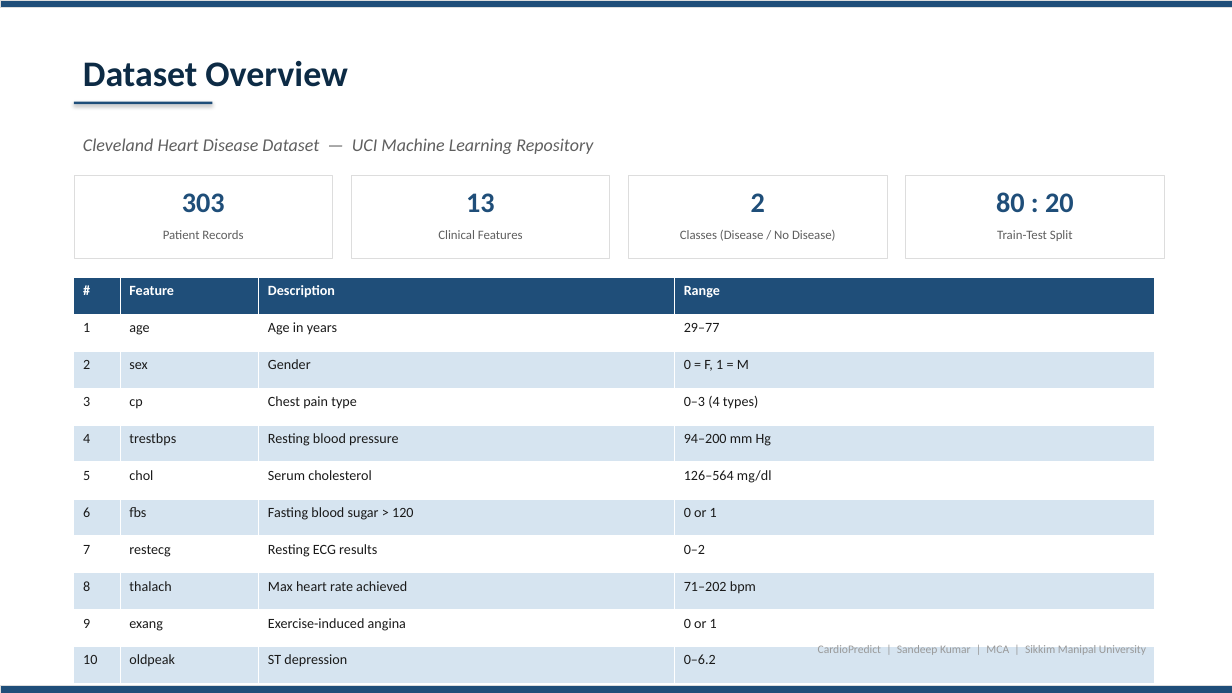
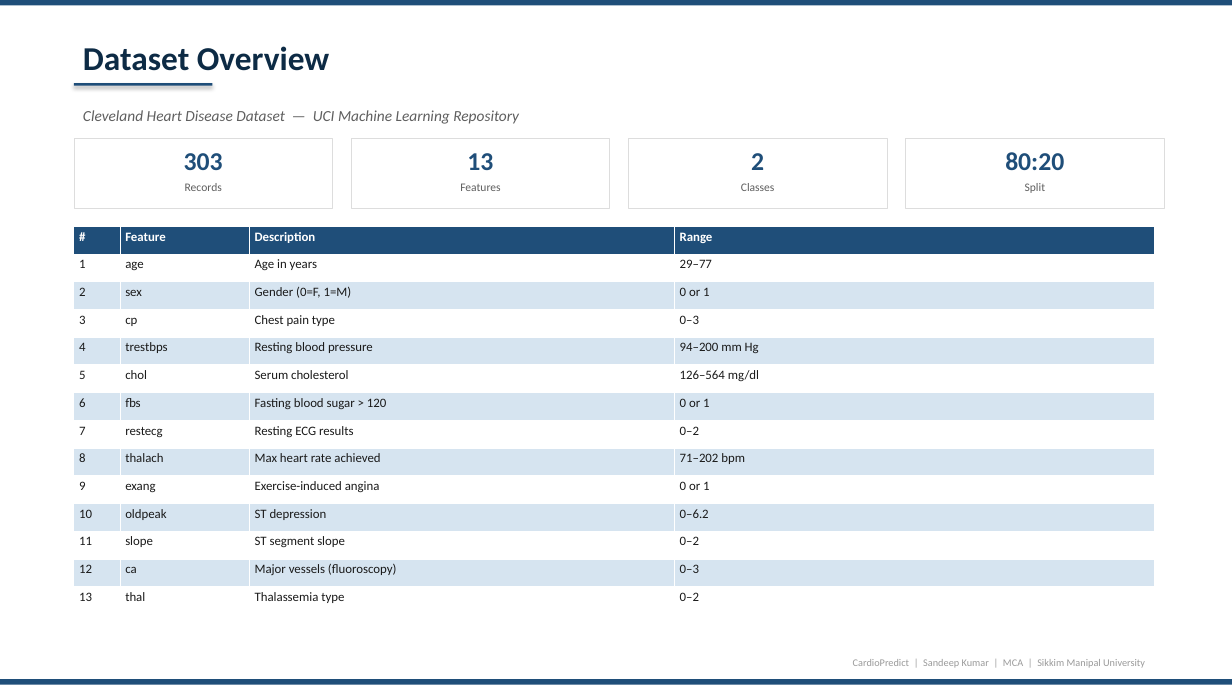
Before and after one commit to sandeeep-kr/HeartDiseaseProject, a slide deck: slide 5 of CardioPredict_Presentation.pptx. Drawn at 1232x693 pixels with LibreOffice and Linux fonts; fonts in the diff are those of the drawing. Boxes give left, top, right and bottom in pixels: in the first picture for what was removed or moved away, otherwise in the second. Text is boxed around its words. In the diff, an @@ line names an element or a change of style, - is before the commit and + after.

Commit message:
Fix PPT formatting: overflow fixes, consistent headers/footers, no emoji, proper spacing

```diff
--- a/CardioPredict_Presentation.pptx
+++ b/CardioPredict_Presentation.pptx
@@ rectangle at bbox=[0, 0, 1232, 6]: outline #DDDDDD 0.5 pt to none @@
@@ text "Dataset Overview": place and size @@
-text "Dataset Overview" at bbox=[83, 61, 347, 87]
+text "Dataset Overview" at bbox=[83, 46, 329, 71]
@@ text "Dataset Overview" at bbox=[83, 46, 329, 71]: size 28 to 26 pt @@
@@ rectangle: place and size @@
-rectangle at bbox=[74, 102, 213, 104]
+rectangle at bbox=[74, 83, 213, 86]
@@ text "Cleveland Heart Disease Dataset — ...": place and size @@
-text "Cleveland Heart Disease Dataset — ..." at bbox=[83, 138, 593, 154]
+text "Cleveland Heart Disease Dataset — ..." at bbox=[83, 110, 519, 124]
@@ text "Cleveland Heart Disease Dataset — ..." at bbox=[83, 110, 519, 124]: size 14 to 12 pt @@
@@ text "303": place and size @@
-text "303" at bbox=[182, 193, 225, 212]
+text "303" at bbox=[184, 153, 223, 170]
@@ rectangle: place and size @@
-rectangle at bbox=[74, 176, 333, 259]
+rectangle at bbox=[74, 139, 333, 208]
@@ text "13": place and size @@
-text "13" at bbox=[466, 193, 495, 212]
+text "13" at bbox=[467, 153, 493, 170]
@@ rectangle: place and size @@
-rectangle at bbox=[351, 176, 610, 259]
+rectangle at bbox=[351, 139, 610, 208]
@@ size 22 to 20 pt in 3 elements at bbox=[184, 153, 223, 170], bbox=[467, 153, 493, 170], bbox=[751, 153, 764, 170] @@
@@ text "2": place and size @@
-text "2" at bbox=[751, 193, 765, 212]
+text "2" at bbox=[751, 153, 764, 170]
@@ rectangle: place and size @@
-rectangle at bbox=[628, 176, 887, 259]
+rectangle at bbox=[628, 139, 887, 208]
@@ rectangle: place and size @@
-rectangle at bbox=[906, 176, 1165, 259]
+rectangle at bbox=[906, 139, 1165, 208]
@@ text at bbox=[1005, 152, 1064, 170]: text changed; size 22 to 20 pt @@
-80 : 20
+80:20
@@ text at bbox=[185, 183, 222, 191]: text changed; size 10 to 9 pt @@
-Patient Records
+Records
@@ text at bbox=[460, 183, 500, 191]: text changed; size 10 to 9 pt @@
-Clinical Features
+Features
@@ text at bbox=[741, 183, 775, 191]: text changed; size 10 to 9 pt @@
-Classes (Disease / No Disease)
+Classes
@@ text at bbox=[1025, 183, 1046, 193]: text changed; size 10 to 9 pt @@
-Train-Test Split
+Split
@@ table at bbox=[74, 226, 1155, 615] @@
-row 3, column 3: Gender
+row 3, column 3: Gender (0=F, 1=M)
-row 3, column 4: 0 = F, 1 = M
+row 3, column 4: 0 or 1
-row 4, column 4: 0–3 (4 types)
+row 4, column 4: 0–3
@@ size 11 to 10 pt @@
@@ table: place and size @@
-table at bbox=[74, 277, 1155, 693]
+table at bbox=[74, 226, 1155, 615]
@@ text "CardioPredict | Sandeep Kumar | ...": place and size @@
-text "CardioPredict | Sandeep Kumar | ..." at bbox=[818, 644, 1146, 655]
+text "CardioPredict | Sandeep Kumar | ..." at bbox=[853, 659, 1145, 667]
@@ text "CardioPredict | Sandeep Kumar | ..." at bbox=[853, 659, 1145, 667]: size 9 to 8 pt @@
@@ rectangle at bbox=[0, 679, 1232, 685]: outline #DDDDDD 0.5 pt to none @@
@@ rectangle: place and size @@
-rectangle at bbox=[0, 686, 1232, 693]
+rectangle at bbox=[0, 679, 1232, 685]
```
Also in this commit, not shown: 14 other slides changed.
